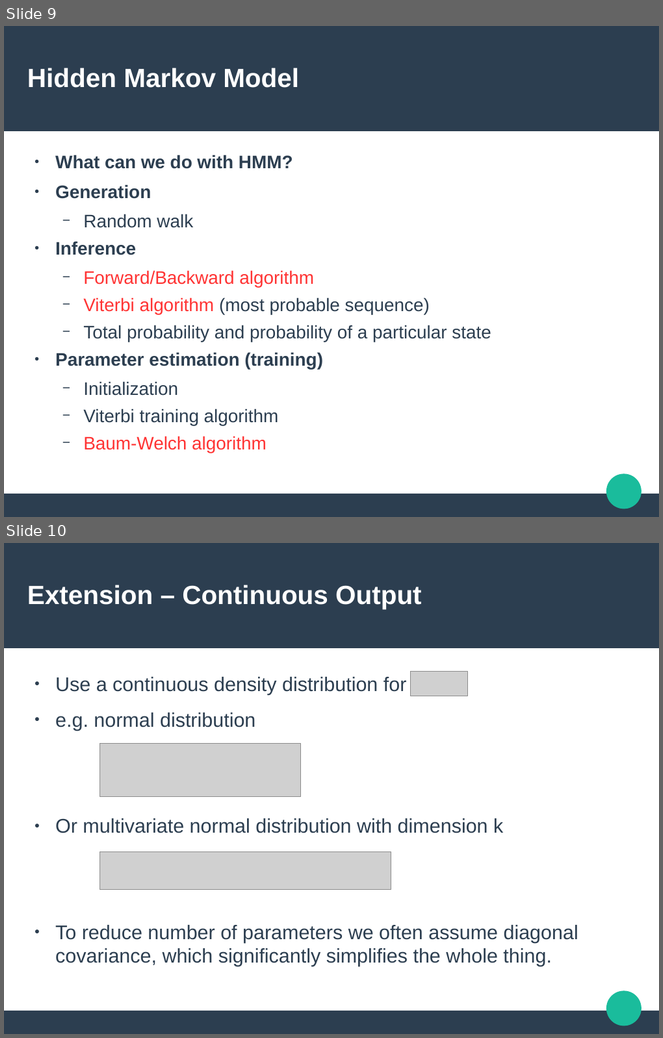
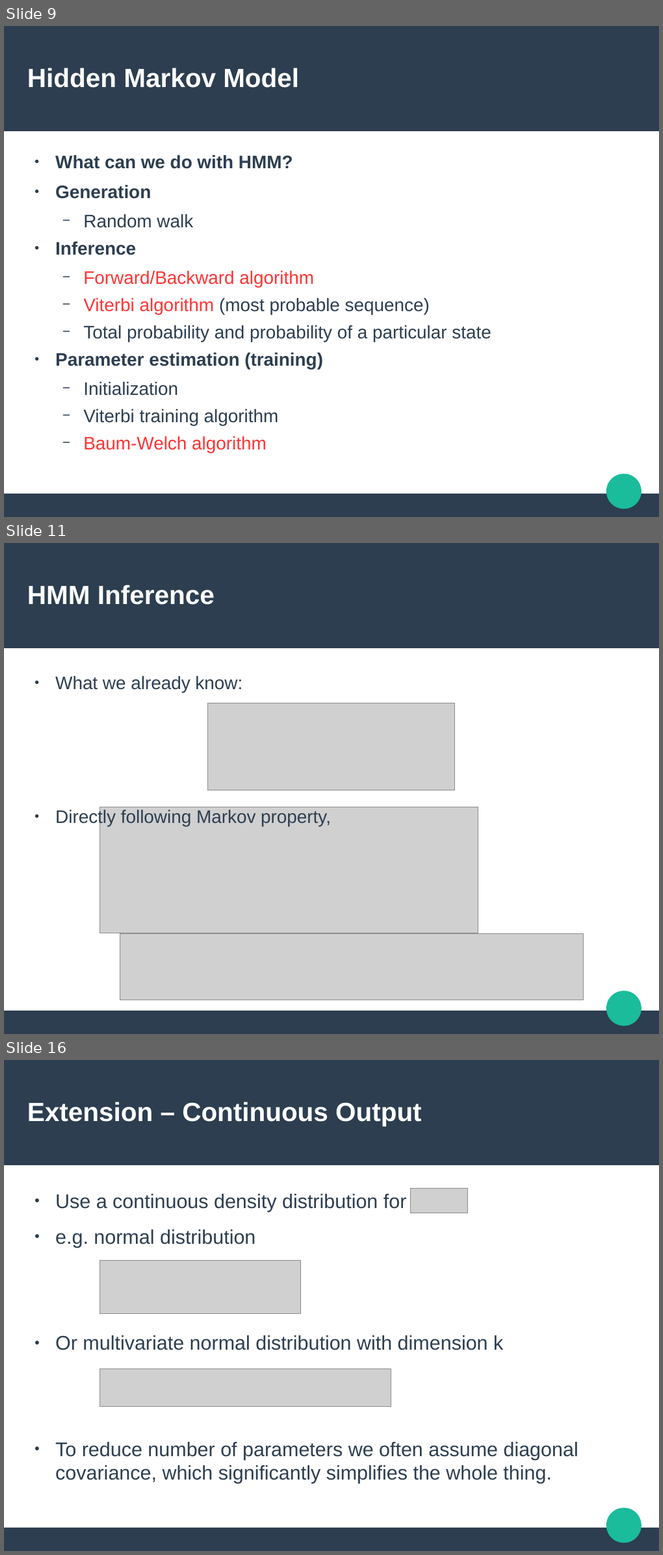
Before and after one commit to Sleepwalking/hmm-workshop, a slide deck: slides.odp. Shown one above the other, each under a label of ours: slides 9 and 10 before the commit, slides 9, 11 and 16 after it; the slides between them are not shown. The pictures are 663x1038 and 663x1555 pixels, drawn with LibreOffice and Linux fonts; fonts in the diff are those of the drawing; grey boxes stand for pictures. Boxes give left, top, right and bottom in pixels: in the first picture for what was removed or moved away, otherwise in the second. Text is boxed around its words. In the diff, an @@ line names an element or a change of style, - is before the commit and + after.

Commit message:
Add slides for HMM inference algorithms

```diff
--- a/slides.odp
+++ b/slides.odp
@@ slide 11 added at (x1=4, y1=543, x2=659, y2=1034), background #FFFFFF; not listed: 3 template elements that a slide beside it also shows @@
@@ title added at (x1=27, y1=585, x2=215, y2=605), 31.9 pt, text #FFFFFF, bold @@
+HMM Inference
@@ text added at (x1=55, y1=676, x2=331, y2=827), 22 pt, text #2C3E50 @@
+● What we already know:
+● Directly following Markov property,
@@ picture added at (x1=208, y1=703, x2=455, y2=791) @@
@@ picture added at (x1=100, y1=807, x2=478, y2=934) @@
@@ picture added at (x1=120, y1=934, x2=584, y2=1000) @@
@@ what was slide 10 is now slide 16 @@
```
Also in this commit, not shown: 1 slide changed, 5 other slides added, 2 other files.
